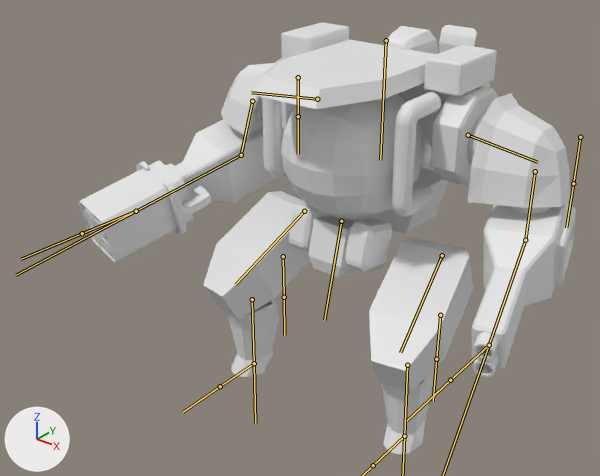
An edit to the FBX model bloss1/assets/models/f90/f90.fbx, drawn before and after from the same camera.
Camera for both pictures: a 50 mm camera at (3.03, -4.28, 1.89) aimed at (-0.18, -0.27, -0.59). Lighting does not change. The marker at lower left points along +X, +Y and +Z. Both versions are drawn at frame 1 of the action 'Armature|Idle.001'; the numbers are the values there. The bones that bend it are drawn over the model as lines.
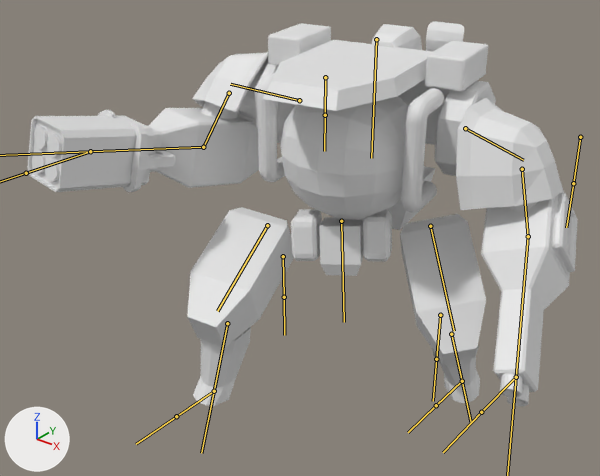
Changed parts and their boxes [x1, y1, x2, y2] in the pictures (600 x 476 px):
'Cube.060', posed (11% wider, 11% shorter): before [78, 22, 576, 454]; after [27, 22, 578, 406]
bone 'SpineC', root to tip: before (386, 40) to (380, 160); after (376, 39) to (371, 158)
bone 'ShoulderL', root to tip: before (468, 135) to (537, 162); after (465, 128) to (523, 160)
bone 'ArmL', root to tip: before (535, 171) to (525, 240); after (522, 169) to (528, 236)
bone 'ArmForearmL', root to tip: before (525, 240) to (489, 345); after (528, 236) to (516, 377)
bone 'ShoulderR', root to tip: before (317, 99) to (251, 92); after (299, 100) to (230, 84)
bone 'ArmR', root to tip: before (252, 101) to (241, 155); after (229, 93) to (203, 147)
bone 'ArmForearmR', root to tip: before (241, 155) to (136, 211); after (203, 147) to (90, 151)
bone 'PelvisC', root to tip: before (341, 221) to (324, 320); after (341, 221) to (344, 322)
bone 'LegThighL', root to tip: before (442, 255) to (400, 352); after (430, 226) to (454, 331)
bone 'LegShinL', root to tip: before (407, 365) to (404, 436); after (451, 334) to (462, 381)
bone 'LegThighR', root to tip: before (304, 211) to (235, 284); after (267, 225) to (217, 311)
bone 'LegShinR', root to tip: before (252, 299) to (254, 363); after (227, 323) to (214, 391)

The change, as a list of edits to the scene's bpy script:
```text
Change bone_spinec:
    where bone_spinec = bpy.data.objects['Armature'].pose.bones['SpineC']
    bone_spinec.location: (-0.065, 0.006, 0.001) -> (-0.06, 0.006, -0.07)
    bone_spinec.rotation_quaternion: (1.0, 0.0, 0.0, 0.0) -> (0.996, 0.0, -0.084, 0.0)  # degrees (0, 0, 0) -> degrees (0, -10, 0)
Change bone_shoulderl:
    where bone_shoulderl = bpy.data.objects['Armature'].pose.bones['ShoulderL']  # child of 'SpineC'
    bone_shoulderl.rotation_quaternion: (0.996, -0.039, -0.005, -0.078) -> (0.963, -0.031, 0.095, -0.251)  # degrees (-4, -1, -9) -> degrees (-6, 10, -30)
Change bone_arml:
    where bone_arml = bpy.data.objects['Armature'].pose.bones['ArmL']  # child of 'ShoulderL'
    bone_arml.rotation_quaternion: (0.993, 0.038, -0.099, 0.058) -> (0.969, 0.074, -0.187, 0.143)  # degrees (4, -12, 6) -> degrees (6, -23, 16)
Change bone_armforearml:
    where bone_armforearml = bpy.data.objects['Armature'].pose.bones['ArmForearmL']  # child of 'ArmL'
    bone_armforearml.rotation_quaternion: (0.982, -0.098, -0.001, -0.161) -> (0.942, -0.103, 0.024, -0.319)  # degrees (-11, -2, -18) -> degrees (-12, -1, -37)
Change bone_shoulderr:
    where bone_shoulderr = bpy.data.objects['Armature'].pose.bones['ShoulderR']  # child of 'SpineC'
    bone_shoulderr.rotation_quaternion: (0.984, 0.002, 0.019, -0.176) -> (0.949, -0.058, 0.226, -0.213)  # degrees (0, 2, -20) -> degrees (-13, 24, -28)
Change bone_armr:
    where bone_armr = bpy.data.objects['Armature'].pose.bones['ArmR']  # child of 'ShoulderR'
    bone_armr.rotation_quaternion: (0.985, 0.051, 0.135, -0.092) -> (0.987, 0.047, 0.124, -0.094)  # degrees (5, 16, -10) -> degrees (4, 15, -10)
Change bone_armforearmr:
    where bone_armforearmr = bpy.data.objects['Armature'].pose.bones['ArmForearmR']  # child of 'ArmR'
    bone_armforearmr.rotation_quaternion: (0.965, 0.133, 0.002, -0.224) -> (0.956, 0.204, 0.02, -0.211)  # degrees (15, 4, -26) -> degrees (23, 7, -23)
Change bone_pelvisc:
    where bone_pelvisc = bpy.data.objects['Armature'].pose.bones['PelvisC']
    bone_pelvisc.rotation_quaternion: (0.993, -0.002, 0.0, -0.118) -> (0.961, 0.061, -0.255, -0.089)  # degrees (0, 0, -14) -> degrees (11, -29, -13)
Change bone_legthighl:
    where bone_legthighl = bpy.data.objects['Armature'].pose.bones['LegThighL']  # child of 'PelvisC'
    bone_legthighl.rotation_quaternion: (0.976, 0.012, 0.013, 0.218) -> (0.944, 0.032, 0.074, 0.321)  # degrees (2, 1, 25) -> degrees (6, 7, 38)
Change bone_legshinl:
    where bone_legshinl = bpy.data.objects['Armature'].pose.bones['LegShinL']  # child of 'LegThighL'
    bone_legshinl.rotation_quaternion: (0.995, 0.009, 0.0, -0.102) -> (0.997, 0.036, 0.005, -0.069)  # degrees (1, 0, -12) -> degrees (4, 1, -8)
Change bone_legthighr:
    where bone_legthighr = bpy.data.objects['Armature'].pose.bones['LegThighR']  # child of 'PelvisC'
    bone_legthighr.rotation_quaternion: (0.976, -0.02, -0.013, 0.218) -> (0.975, -0.109, -0.059, 0.185)  # degrees (-3, -1, 25) -> degrees (-14, -4, 22)
Change bone_legshinr:
    where bone_legshinr = bpy.data.objects['Armature'].pose.bones['LegShinR']  # child of 'LegThighR'
    bone_legshinr.rotation_quaternion: (0.995, -0.008, 0.0, -0.102) -> (0.986, -0.043, -0.001, -0.161)  # degrees (-1, 0, -12) -> degrees (-5, -1, -19)
```
